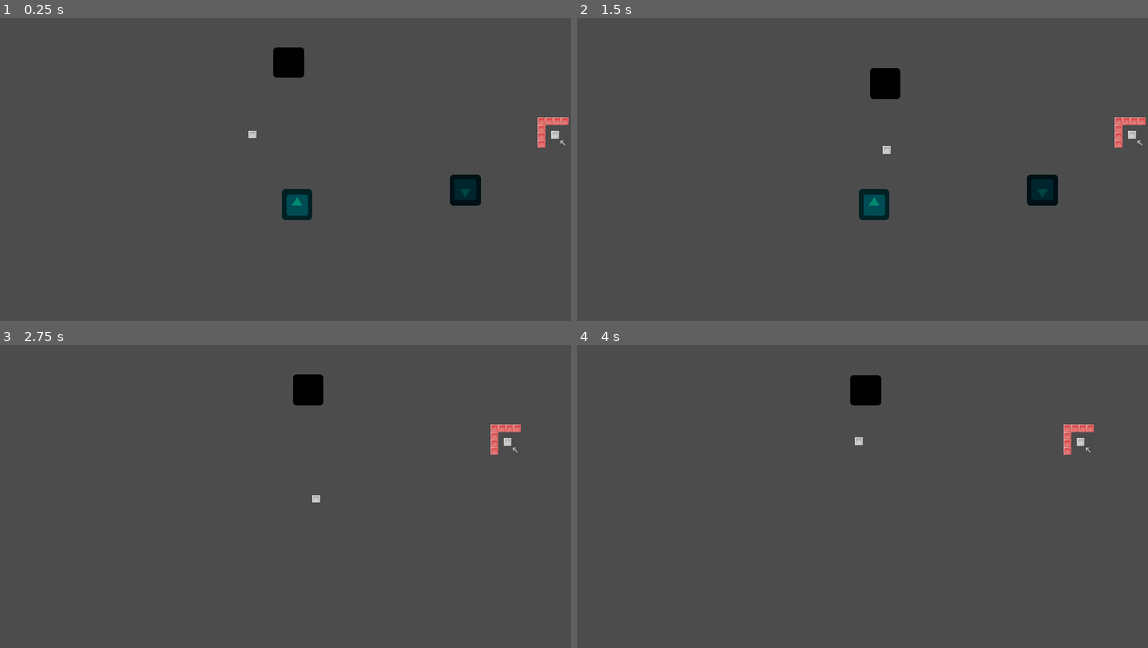
Above: before the commit, frames 1-4 (two rows, left to right).
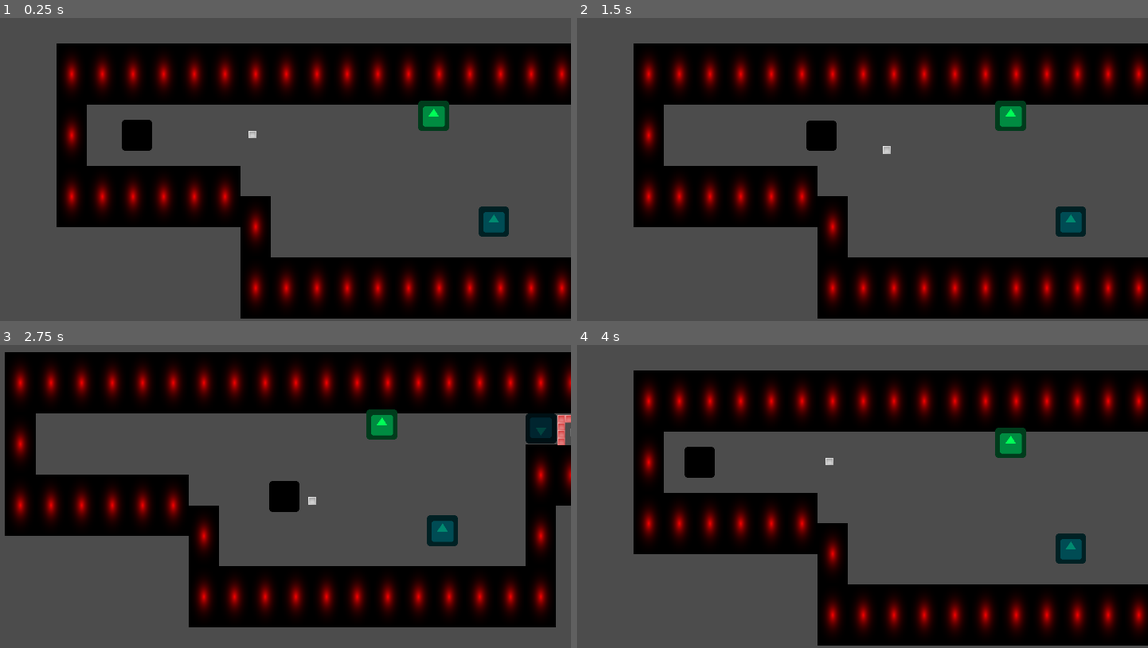
Above: after the commit, the same moments.

Repository: Screen-Punch/intd450
Game: Godot game, scene res://Levels/Level 1-10.tscn
The game is run twice, just before and just after one commit, with the same random seed, the same clock (stepped at 60 frames per second) and the same inputs. This scene is started directly instead of the project's main scene. The engine's default icon, where the game draws it, is replaced by a stand-in: a white triangle on a blue panel in a dark square.
Inputs:
- Up to frame 1 (0.25 s): no input
- Up to frame 2 (1.5 s): hold Right (ui_right) 0.53-1.28 s; hold Down (ui_down) from 1.28 s (still down)
- Up to frame 3 (2.75 s): release Down (ui_down) at 2.03 s; hold Right (ui_right) from 2.03 s (still down)
- Up to frame 4 (4 s): release Right (ui_right) at 2.78 s; hold Up (ui_up) 2.78-3.53 s; hold Left (ui_left) from 3.53 s (still down)

The runs differ from the first frame. In frame 1, 41% of the frame differs, in the area x 9-100%, y 8-100%; in frame 2, 41%; in frame 3, 47%, in the area x 0-100%, y 2-94%; in frame 4, 40%.

Commit message:
Mirrors now use LOS

Diff:
--- a/Levels/Level 1-10.tscn
+++ b/Levels/Level 1-10.tscn
@@ -1,45 +1,85 @@
-[gd_scene load_steps=8 format=2]
+[gd_scene load_steps=10 format=2]
 
-[ext_resource path="res://Scenes/Nav2D.tscn" type="PackedScene" id=1]
-[ext_resource path="res://Scenes/Monster.tscn" type="PackedScene" id=2]
-[ext_resource path="res://Scenes/player.tscn" type="PackedScene" id=3]
-[ext_resource path="res://Scenes/next_W.tscn" type="PackedScene" id=4]
-[ext_resource path="res://Scenes/Key.tscn" type="PackedScene" id=5]
-[ext_resource path="res://Scenes/Lock.tscn" type="PackedScene" id=6]
+[ext_resource path="res://Scenes/tileset1.tres" type="TileSet" id=1]
+[ext_resource path="res://Scenes/Nav2D.tscn" type="PackedScene" id=2]
+[ext_resource path="res://Scenes/Monster.tscn" type="PackedScene" id=3]
+[ext_resource path="res://Scenes/player.tscn" type="PackedScene" id=4]
+[ext_resource path="res://Scenes/next_W.tscn" type="PackedScene" id=5]
+[ext_resource path="res://Scenes/Key.tscn" type="PackedScene" id=6]
+[ext_resource path="res://Scenes/Lock.tscn" type="PackedScene" id=7]
+[ext_resource path="res://Scenes/Mirror.tscn" type="PackedScene" id=8]
 
 [sub_resource type="NavigationPolygon" id=1]
 
-vertices = PoolVector2Array( 94.0011, -102, 322.002, -105, 322.002, 14.0008, 92.0011, 16.0008 )
-polygons = [ PoolIntArray( 0, 1, 2, 3 ) ]
-outlines = [ PoolVector2Array( 94.0011, -102, 322.002, -105, 322.002, 14.0008, 92.0011, 16.0008 ) ]
+vertices = PoolVector2Array( -448.999, 64.0005, 711.569, 64.5006, 706.154, 126.773, 577.998, 125.871, -448.999, 189.001, -129.564, 189.046, 575.291, 383.084, -65.4863, 254.929, -61.8763, 383.987, -125.954, 254.929 )
+polygons = [ PoolIntArray( 0, 1, 2, 3 ), PoolIntArray( 4, 0, 3, 5 ), PoolIntArray( 5, 3, 6, 7 ), PoolIntArray( 6, 8, 7 ), PoolIntArray( 5, 7, 9 ) ]
+outlines = [ PoolVector2Array( -448.999, 64.0005, 711.569, 64.5006, 706.154, 126.773, 577.998, 125.871, 575.291, 383.084, -61.8763, 383.987, -65.4863, 254.929, -125.954, 254.929, -129.564, 189.046, -448.999, 189.001 ) ]
 
 [node name="Level 1-10" type="Node2D" index="0"]
 
-[node name="Nav2D" parent="." index="0" instance=ExtResource( 1 )]
+[node name="TileMap" type="TileMap" parent="." index="0"]
 
-[node name="Monster" parent="Nav2D" index="0" instance=ExtResource( 2 )]
+mode = 0
+tile_set = ExtResource( 1 )
+cell_size = Vector2( 64, 64 )
+cell_quadrant_size = 16
+cell_custom_transform = Transform2D( 1, 0, 0, 1, 0, 0 )
+cell_half_offset = 2
+cell_tile_origin = 0
+cell_y_sort = false
+cell_clip_uv = false
+collision_use_kinematic = false
+collision_friction = 1.0
+collision_bounce = 0.0
+collision_layer = 1
+collision_mask = 1
+occluder_light_mask = 1
+format = 1
+tile_data = PoolIntArray( -8, 3, 0, -7, 3, 0, -6, 3, 0, -5, 3, 0, -4, 3, 0, -3, 3, 0, -2, 3, 0, -1, 3, 0, -65536, 3, 0, -65535, 3, 0, -65534, 3, 0, -65533, 3, 0, -65532, 3, 0, -65531, 3, 0, -65530, 3, 0, -65529, 3, 0, -65528, 3, 0, -65527, 3, 0, -65526, 3, 0, -65525, 3, 0, 131064, 3, 0, 65547, 3, 0, 131081, 3, 0, 131082, 3, 0, 262136, 3, 0, 262137, 3, 0, 262138, 3, 0, 262139, 3, 0, 262140, 3, 0, 262141, 3, 0, 327678, 3, 0, 262153, 3, 0, 458750, 3, 0, 458751, 3, 0, 393216, 3, 0, 393217, 3, 0, 393218, 3, 0, 393219, 3, 0, 393220, 3, 0, 393221, 3, 0, 393222, 3, 0, 393223, 3, 0, 393224, 3, 0, 393225, 3, 0 )
+__meta__ = {
+"_edit_lock_": true
+}
 
-position = Vector2( 140.721, -53.1857 )
+[node name="Nav2D" parent="." index="1" instance=ExtResource( 2 )]
 
-[node name="NavigationPolygonInstance" type="NavigationPolygonInstance" parent="Nav2D" index="1"]
+[node name="NavigationPolygonInstance" type="NavigationPolygonInstance" parent="Nav2D" index="0"]
 
 navpoly = SubResource( 1 )
 enabled = true
+__meta__ = {
+"_edit_lock_": true
+}
 
-[node name="player" parent="." index="1" instance=ExtResource( 3 )]
+[node name="Monster" parent="Nav2D" index="1" instance=ExtResource( 3 )]
 
-position = Vector2( 47.6456, 121.884 )
+position = Vector2( -373.984, 128.71 )
 
-[node name="next_W" parent="." index="2" instance=ExtResource( 4 )]
+[node name="player" parent="." index="2" instance=ExtResource( 4 )]
 
-position = Vector2( 675.756, 117.849 )
+position = Vector2( -102.355, 126.913 )
 
-[node name="Key" parent="." index="3" instance=ExtResource( 5 )]
+[node name="next_W" parent="." index="3" instance=ExtResource( 5 )]
 
-position = Vector2( 140.721, 268.145 )
+position = Vector2( 673.951, 98.8969 )
 
-[node name="Lock" parent="Key" index="2" instance=ExtResource( 6 )]
+[node name="Key" parent="." index="4" instance=ExtResource( 6 )]
 
-position = Vector2( 351.736, -30.0787 )
+position = Vector2( 401.697, 309.145 )
+
+[node name="Lock" parent="Key" index="2" instance=ExtResource( 7 )]
+
+position = Vector2( 206.655, -213.307 )
+
+[node name="Mirror" parent="." index="5" instance=ExtResource( 8 )]
+
+position = Vector2( 275.844, 87.426 )
+
+[node name="Area2D" parent="Mirror" index="2"]
+
+position = Vector2( 0.397217, 165.969 )
+scale = Vector2( 1, 4.2377 )
 
 [connection signal="keyGotten" from="Key" to="Key/Lock" method="_on_Key_keyGotten"]
+
+
+[editable path="Mirror"]
--- /dev/null
+++ b/Levels/Level 1-11.tscn
@@ -0,0 +1,87 @@
+[gd_scene load_steps=10 format=2]
+
+[ext_resource path="res://Scenes/tileset1.tres" type="TileSet" id=1]
+[ext_resource path="res://Scenes/Nav2D.tscn" type="PackedScene" id=2]
+[ext_resource path="res://Scenes/Monster.tscn" type="PackedScene" id=3]
+[ext_resource path="res://Scenes/player.tscn" type="PackedScene" id=4]
+[ext_resource path="res://Scenes/next_W.tscn" type="PackedScene" id=5]
+[ext_resource path="res://Scenes/Key.tscn" type="PackedScene" id=6]
+[ext_resource path="res://Scenes/Lock.tscn" type="PackedScene" id=7]
+[ext_resource path="res://Scenes/Mirror.tscn" type="PackedScene" id=8]
+
+[sub_resource type="NavigationPolygon" id=1]
+
+vertices = PoolVector2Array( 125.522, -250.321, 135.045, -189.104, -66.291, -198.627, -69.0117, -379.557, 321.416, -383.638, 254.758, -258.483, 318.695, -261.204, 518.264, -64.5883, 630.167, -64.5883, 640.732, 198.871, -129.564, 189.046, -62.9602, 65.6861, 134.122, -61.2479, -62.9602, -69.5989, -448.999, 189.001, -448.999, 64.0005, 447.931, -131.968, 503.233, -123.045, 257.479, -126.527, 134.122, -124.715, 445.21, -257.123 )
+polygons = [ PoolIntArray( 0, 1, 2, 3 ), PoolIntArray( 0, 3, 4, 5 ), PoolIntArray( 5, 4, 6 ), PoolIntArray( 7, 8, 9, 10, 11, 12 ), PoolIntArray( 11, 13, 12 ), PoolIntArray( 14, 15, 11, 10 ), PoolIntArray( 16, 17, 7, 12, 18 ), PoolIntArray( 12, 19, 18 ), PoolIntArray( 16, 18, 5, 6, 20 ) ]
+outlines = [ PoolVector2Array( -448.999, 64.0005, -62.9602, 65.6861, -62.9602, -69.5989, 134.122, -61.2479, 134.122, -124.715, 257.479, -126.527, 254.758, -258.483, 125.522, -250.321, 135.045, -189.104, -66.291, -198.627, -69.0117, -379.557, 321.416, -383.638, 318.695, -261.204, 445.21, -257.123, 447.931, -131.968, 503.233, -123.045, 518.264, -64.5883, 630.167, -64.5883, 640.732, 198.871, -129.564, 189.046, -448.999, 189.001 ) ]
+
+[node name="Level 1-11" type="Node2D" index="0"]
+
+[node name="TileMap" type="TileMap" parent="." index="0"]
+
+mode = 0
+tile_set = ExtResource( 1 )
+cell_size = Vector2( 64, 64 )
+cell_quadrant_size = 16
+cell_custom_transform = Transform2D( 1, 0, 0, 1, 0, 0 )
+cell_half_offset = 2
+cell_tile_origin = 0
+cell_y_sort = false
+cell_clip_uv = false
+collision_use_kinematic = false
+collision_friction = 1.0
+collision_bounce = 0.0
+collision_layer = 1
+collision_mask = 1
+occluder_light_mask = 1
+format = 1
+tile_data = PoolIntArray( -458753, 3, 0, -524288, 3, 0, -524287, 3, 0, -524286, 3, 0, -524285, 3, 0, -524284, 3, 0, -524283, 3, 0, -393218, 3, 0, -393211, 3, 0, -393210, 3, 0, -393209, 3, 0, -262146, 3, 0, -262142, 3, 0, -262141, 3, 0, -262137, 3, 0, -131074, 3, 0, -131073, 3, 0, -196608, 3, 0, -196607, 3, 0, -196600, 3, 0, -196599, 3, 0, -196598, 3, 0, -8, 3, 0, -7, 3, 0, -6, 3, 0, -5, 3, 0, -4, 3, 0, -3, 3, 0, -2, 3, 0, -65526, 3, 0, 131064, 3, 0, 65546, 3, 0, 262136, 3, 0, 262137, 3, 0, 262138, 3, 0, 262139, 3, 0, 262140, 3, 0, 262141, 3, 0, 262142, 3, 0, 262143, 3, 0, 196608, 3, 0, 196609, 3, 0, 196610, 3, 0, 196611, 3, 0, 196612, 3, 0, 196613, 3, 0, 196614, 3, 0, 196615, 3, 0, 196616, 3, 0, 196617, 3, 0, 196618, 3, 0 )
+__meta__ = {
+"_edit_lock_": true
+}
+
+[node name="Nav2D" parent="." index="1" instance=ExtResource( 2 )]
+
+[node name="NavigationPolygonInstance" type="NavigationPolygonInstance" parent="Nav2D" index="0"]
+
+navpoly = SubResource( 1 )
+enabled = true
+__meta__ = {
+"_edit_lock_": true
+}
+
+[node name="Monster" parent="Nav2D" index="1" instance=ExtResource( 3 )]
+
+position = Vector2( -373.984, 128.71 )
+
+[node name="player" parent="." index="2" instance=ExtResource( 4 )]
+
+position = Vector2( -102.355, 126.913 )
+
+[node name="next_W" parent="." index="3" instance=ExtResource( 5 )]
+
+position = Vector2( -4.2453, -241.411 )
+
+[node name="Key" parent="." index="4" instance=ExtResource( 6 )]
+
+position = Vector2( 603.629, -30.2574 )
+
+[node name="Lock" parent="Key" index="2" instance=ExtResource( 7 )]
+
+position = Vector2( -570.275, -5.30884 )
+_sections_unfolded = [ "Collision", "Visibility" ]
+
+[node name="Mirror" parent="." index="5" instance=ExtResource( 8 )]
+
+position = Vector2( -26.2905, -36.6878 )
+rotation = -1.56231
+
+[node name="Area2D" parent="Mirror" index="2"]
+
+position = Vector2( 0.397217, 309.71 )
+scale = Vector2( 1, 8.72962 )
+
+[connection signal="keyGotten" from="Key" to="Key/Lock" method="_on_Key_keyGotten"]
+
+
+[editable path="Mirror"]
--- a/Levels/Level1-5.tscn
+++ b/Levels/Level1-5.tscn
@@ -13,7 +13,7 @@
 polygons = [ PoolIntArray( 0, 1, 2, 3 ), PoolIntArray( 4, 5, 6, 7 ), PoolIntArray( 8, 9, 10, 11, 12 ), PoolIntArray( 13 …(186 unchanged characters)…
 outlines = [ PoolVector2Array( -445.995, 124.146, 377.532, 124.146, 384.069, -250.032, -192.628, -257.926, -196.311, -3 …(292 unchanged characters)…
 
-[node name="Level1-5" type="Node2D"]
+[node name="Level1-5" type="Node2D" index="0"]
 
 _sections_unfolded = [ "Transform" ]
 
--- a/Levels/Level1-6a.tscn
+++ b/Levels/Level1-6a.tscn
@@ -13,7 +13,7 @@
 polygons = [ PoolIntArray( 0, 1, 2, 3, 4 ), PoolIntArray( 5, 6, 7, 8 ), PoolIntArray( 9, 8, 7, 10, 11 ), PoolIntArray( 12, 13, 14, 15 ), PoolIntArray( 9, 11, 16, 17, 18, 15 ), PoolIntArray( 0, 4, 12, 15, 18, 19 ) ]
 outlines = [ PoolVector2Array( -445.995, 124.146, 127.734, 128.165, 128.001, 191.001, 192.423, 191.189, 192.002, 129.00 …(275 unchanged characters)…
 
-[node name="Level1-6a" type="Node2D" index="0"]
+[node name="Level1-6a" type="Node2D"]
 
 _sections_unfolded = [ "Transform" ]
 
--- a/Levels/level_book.tscn
+++ b/Levels/level_book.tscn
@@ -1,13 +1,15 @@
 [gd_scene load_steps=10 format=2]
 
-[ext_resource path="res://Levels/level_book.gd" type="Script" id=1]
+[ext_resource path="res://Scripts/level_book.gd" type="Script" id=1]
 [ext_resource path="res://Scenes/tileset1.tres" type="TileSet" id=2]
 [ext_resource path="res://Scenes/player.tscn" type="PackedScene" id=3]
-[ext_resource path="res://Levels/Book.gd" type="Script" id=4]
+[ext_resource path="res://Scripts/Book.gd" type="Script" id=4]
 [ext_resource path="res://Art/screenshotone-.jpg" type="Texture" id=5]
 [ext_resource path="res://Art/book1_521.jpg" type="Texture" id=6]
 [ext_resource path="res://Art/walltileset.png" type="Texture" id=7]
 [ext_resource path="res://Scenes/next_W.tscn" type="PackedScene" id=8]
+
+
 
 [sub_resource type="RectangleShape2D" id=1]
 
--- a/Scenes/Mirror.tscn
+++ b/Scenes/Mirror.tscn
@@ -18,7 +18,7 @@
 modulate = Color( 0, 1, 0.34375, 1 )
 input_pickable = false
 collision_layer = 1
-collision_mask = 1
+collision_mask = 7
 constant_linear_velocity = Vector2( 0, 0 )
 constant_angular_velocity = 0.0
 friction = 1.0
@@ -42,8 +42,11 @@
 gravity = 98.0
 linear_damp = 0.1
 angular_damp = 1.0
+collision_layer = 0
+collision_mask = 4
 audio_bus_override = false
 audio_bus_name = "Master"
+_sections_unfolded = [ "Collision" ]
 
 [node name="CollisionShape2D" type="CollisionShape2D" parent="Area2D" index="0"]
 
--- a/Scenes/Monster.tscn
+++ b/Scenes/Monster.tscn
@@ -13,10 +13,11 @@
 ]]
 
 input_pickable = false
-collision_layer = 1
-collision_mask = 1
+collision_layer = 4
+collision_mask = 7
 collision/safe_margin = 0.08
 script = ExtResource( 1 )
+_sections_unfolded = [ "Collision" ]
 SPEED = 180
 
 [node name="CollisionShape2D" type="CollisionShape2D" parent="." index="0"]
@@ -36,8 +37,10 @@
 gravity = 98.0
 linear_damp = 0.1
 angular_damp = 1.0
+collision_layer = 0
 audio_bus_override = false
 audio_bus_name = "Master"
+_sections_unfolded = [ "Collision" ]
 
 [node name="CollisionShape2D" type="CollisionShape2D" parent="Area2D" index="0"]
 
--- a/Scripts/Mirror.gd
+++ b/Scripts/Mirror.gd
@@ -1,9 +1,23 @@
 extends StaticBody2D
+
+var RAYCASTING = false
+var target
 
 func _ready():
 	pass
 
+func _physics_process(delta):
+	if RAYCASTING:
+		var space_state = get_world_2d().direct_space_state
+		var result = space_state.intersect_ray(position, target.position,
+											[self], collision_mask)
+		if result:
+			if result.collider.name == "Monster":
+				$Sprite.flip_v = true
+				result.collider.target = self
+
 func takeDamage():
+	RAYCASTING = false
 	var enemies = get_tree().get_nodes_in_group("Monster")
 	for enemy in enemies:
 		enemy.findNewTarget();
@@ -11,9 +25,9 @@
 
 func _on_Area2D_body_entered(body):
 	if body.is_in_group("Monster"):
-		$Sprite.flip_v = true;
-		body.target = self
+		RAYCASTING = true
+		target = body
 
 
 func _on_Area2D_body_exited(body):
-	pass
+	RAYCASTING = false
Renamed: Levels/Book.gd -> Scripts/Book.gd
Renamed: Levels/level_book.gd -> Scripts/level_book.gd
